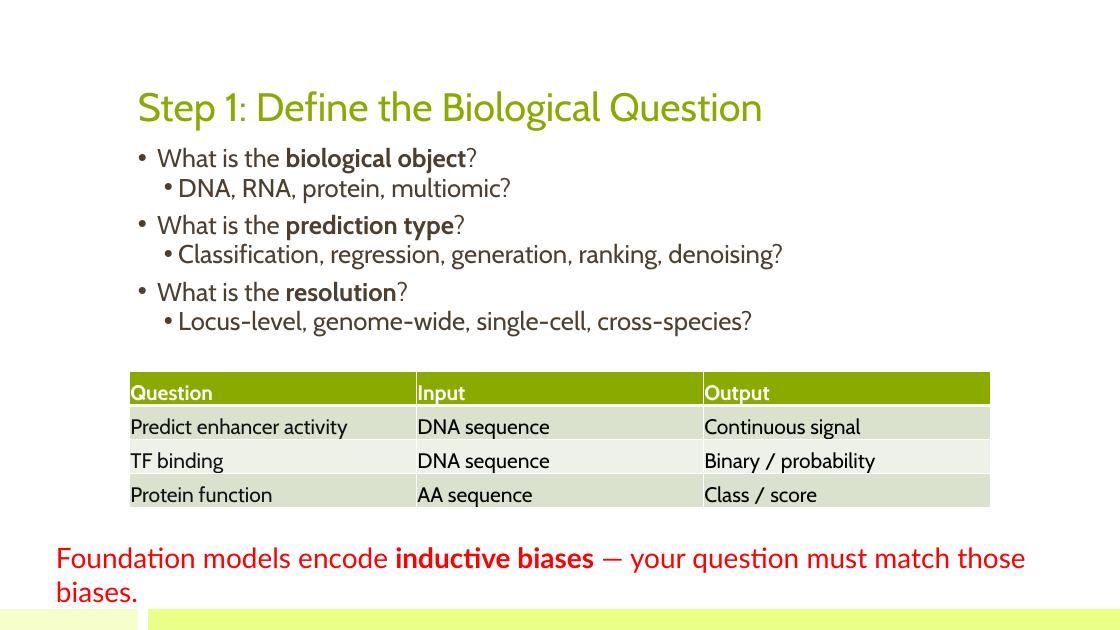
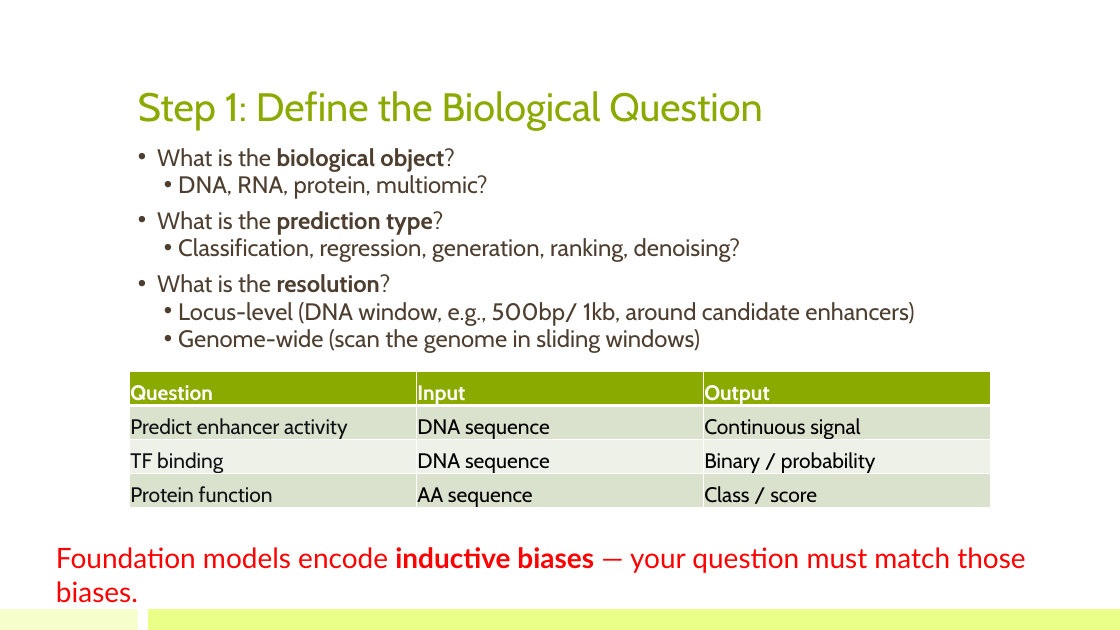
Before and after one commit to bioinfo-kaust/gfm-workshop, a slide deck: slide 6 of lecture_slides/4.day2_after_lunch/lecture_4b_from_research_question_to_fine-tuned_model.pptx. Drawn at 1120x630 pixels with LibreOffice and Linux fonts; fonts in the diff are those of the drawing. Boxes give left, top, right and bottom in pixels: in the first picture for what was removed or moved away, otherwise in the second. Text is boxed around its words. In the diff, an @@ line names an element or a change of style, - is before the commit and + after.

```diff
--- a/lecture_slides/4.day2_after_lunch/lecture_4b_from_research_question_to_fine-tuned_model.pptx
+++ b/lecture_slides/4.day2_after_lunch/lecture_4b_from_research_question_to_fine-tuned_model.pptx
@@ text at <box>157,148,740,293</box>: size 22 to 20.4 pt in "What is the biological object?", "DNA, RNA, protein, multiomic?", "What is the prediction type?", "Classification, regression, generation, ranking, denoising?" and 1 more places @@
@@ text at <box>178,302,914,353</box>: text changed; size 22 to 20.4 pt @@
-  • Locus-level, genome-wide, single-cell, cross-species?
+  • Locus-level (DNA window, e.g., 500bp/ 1kb, around candidate enhancers)
+  • Genome-wide (scan the genome in sliding windows)
```
Also in this commit, not shown: 5 other slides changed, 5 other files.
